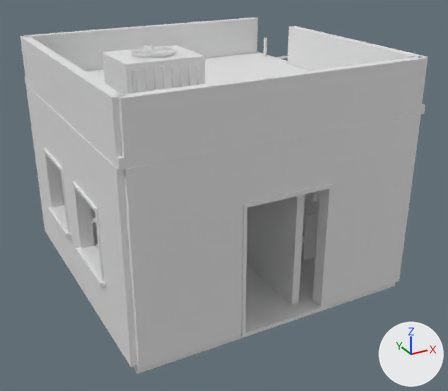
Before and after pictures for a commit that changed the OBJ model verdant-exchange-r1/Assets/nutrient-control-roof.obj.
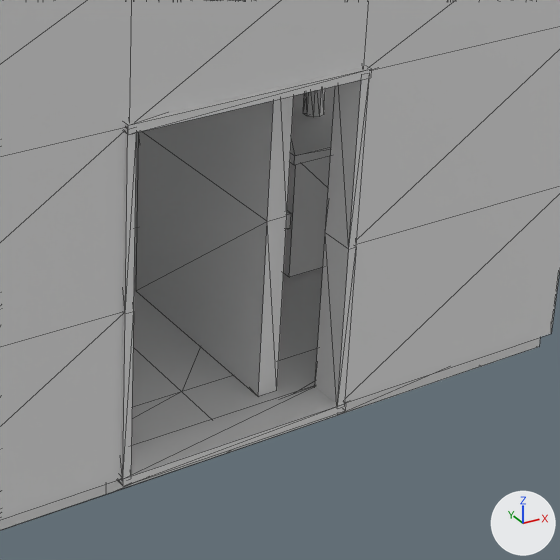
Old and new are each drawn whole from a 50 mm lens placed at (-4.91, -9.52, 6.06), pointed at (0.16, -0.29, 1.45) and again close up on the part from 44% to 90% of the width and 41% to 93% of the height. Lighting does not change. The marker at lower right points along +X, +Y and +Z. The first two pictures are the older version. The close-ups show mesh edges as thin lines. Where no turn or scale is listed for an object, it has been applied to the vertices.

Script lines for the objects in view, before the commit:
```python
me_nutrient_control_roof = bpy.data.meshes.new('nutrient-control-roof')
me_nutrient_control_roof.from_pydata(...)  # 2118 vertices, 3464 faces; spans x -2.67..3.18, y -2.62..2.63, z 0.0..4.25
ob_nutrient_control_roof = bpy.data.objects.new('nutrient-control-roof', me_nutrient_control_roof)
ob_nutrient_control_roof.location = (0.0, 0.0, 0.0)
```
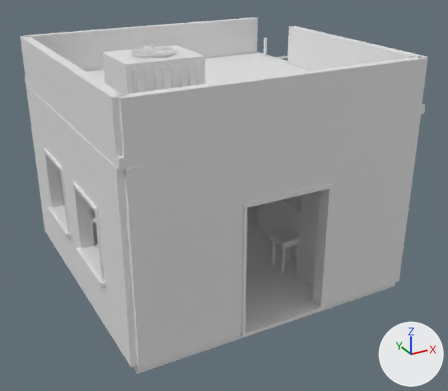
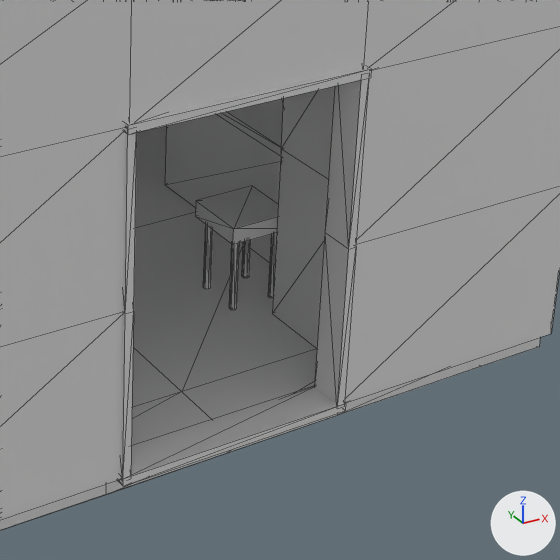
Where the change shows, as pixel boxes (x1, y1, x2, y2) in the close-ups (560 x 560 px; the box of a moved part takes in the faces that stretch with it):
part 1 of me_nutrient_control_roof, moved or reshaped: before (136, 96, 294, 397); after (272, 86, 335, 348)

What the commit changed:
me_nutrient_control_roof has 2118 vertices, 3464 faces and spans x -2.67..3.18, y -2.62..2.63, z 0.0..4.25.
me_nutrient_control_roof is used by ob_nutrient_control_roof; location (0.0, 0.0, 0.0).
me_nutrient_control_roof part 1: the loose piece of 12 vertices spanning x 0.38..0.52, y -2.28..-0.8, z 0.16..2.61 is scaled about its middle by (1, 0.527, 1), then moved by (0.65, -0.35, 0.0).
